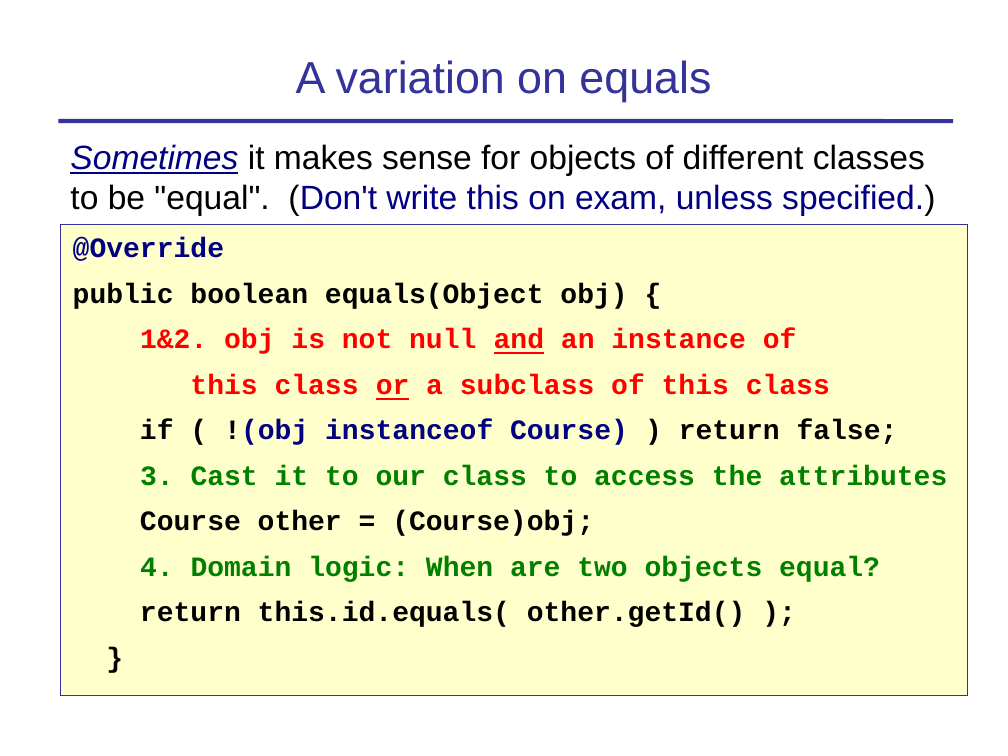
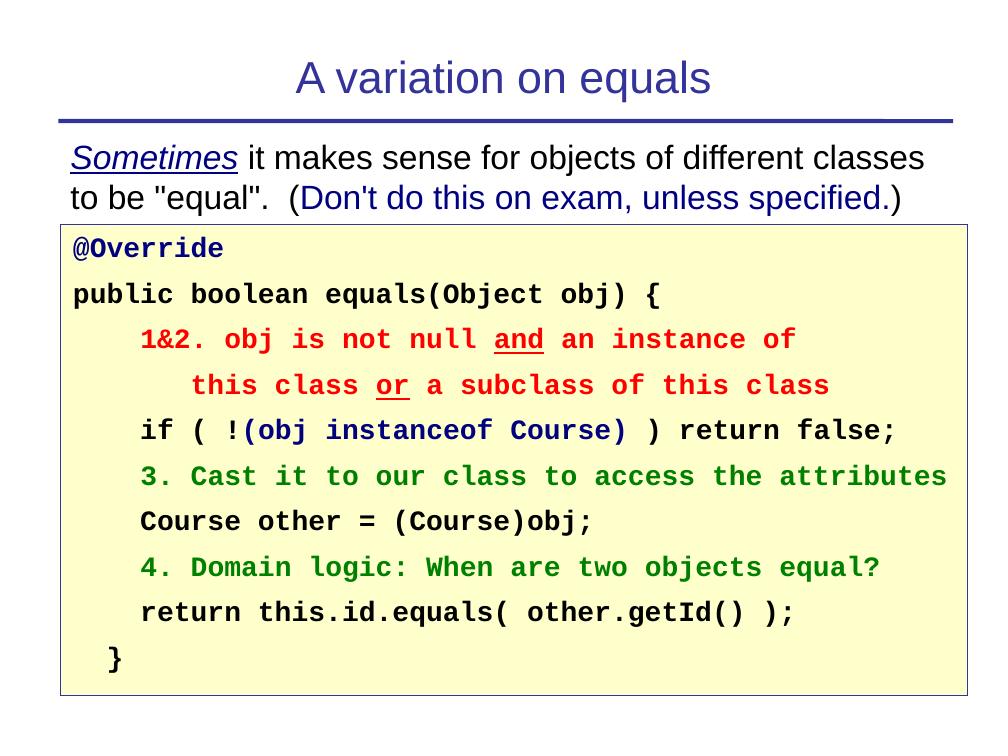
Before and after one commit to cpske/programming1, a slide deck: slide 20 of objects/7-Fundamental-Methods.ppt. Drawn at 1008x756 pixels with LibreOffice and Linux fonts; fonts in the diff are those of the drawing. Boxes give left, top, right and bottom in pixels: in the first picture for what was removed or moved away, otherwise in the second. Text is boxed around its words. In the diff, an @@ line names an element or a change of style, - is before the commit and + after.

```diff
--- a/objects/7-Fundamental-Methods.ppt
+++ b/objects/7-Fundamental-Methods.ppt
@@ text at box(70, 144, 925, 216): text changed @@
-Sometimes it makes sense for objects of different classes to be "equal". (Don't write this on exam, unless specified.)
+Sometimes it makes sense for objects of different classes to be "equal". (Don't do this on exam, unless specified.)
```
Also in this commit, not shown: 7 other slides changed, 7 other files.
